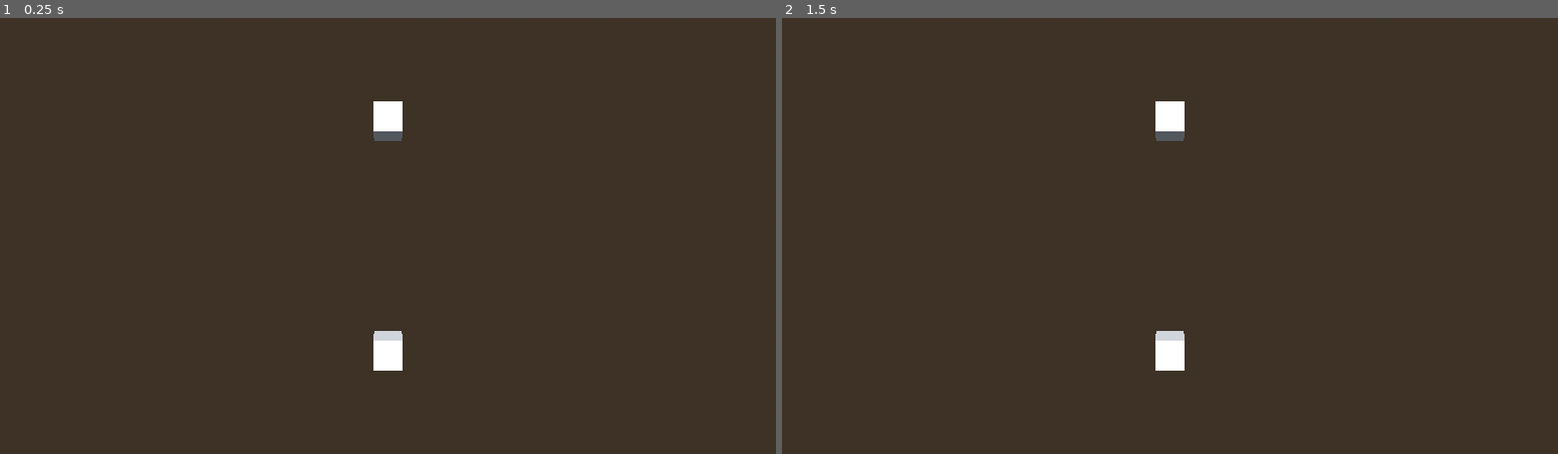
Above: before the commit, frames 1-2 (left to right).
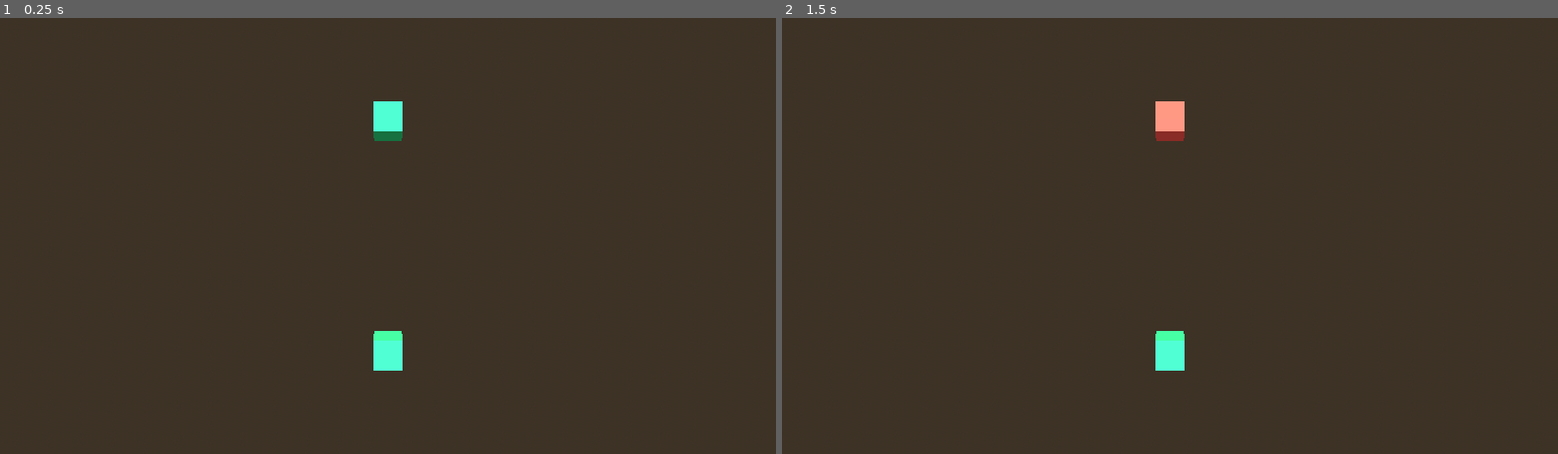
Above: after the commit, the same moments.

Repository: Comotcaiten/re_turnbase_project
Game: Godot game, scene res://test/level_testing.tscn
Same seed, same stepped clock (60 frames per second), same inputs: the game is played once before the commit and once after it.
Inputs:
- Up to frame 1 (0.25 s): no input
- Up to frame 2 (1.5 s): tap Enter (ui_accept) at 0.5, 0.77, 1.25 s; hold Right (ui_right) 0.53-1.28 s; hold Left (ui_left) from 1.28 s (still down)

The runs differ from the first frame. In frame 1, 0.7% of the frame differs, in the area x 48-52%, y 19-81%; in frame 2, 0.7%.

Commit message:
Version 0.6 => New: UnitNode / UnitNode3D

Diff:
--- a/src/models/UnitGroupModel.gd
+++ b/src/models/UnitGroupModel.gd
@@ -16,15 +16,16 @@
 			var unit_node_3d: UnitNode3D = UnitNode3D.new(unit_node.base, unit_node.level, is_player)
 			add_child(unit_node_3d)
 			print("UnitGroupModel >> ", name, " >> Add: ", unit_node, " >> UnitModel: ", unit_node_3d.unit_model)
-			print("UnitGroupModel >> ", name, " >> Add: ", unit_node, " >> ", add_unit(unit_node_3d.unit_model))
+			print("UnitGroupModel >> ", name, " >> Add: ", unit_node, " >> ", add_unit(unit_node_3d))
 		else:
 			print("UnitGroupModel >> ", name, " >> Add: ", unit_node, " >> This is not Unit Node: ")
 	pass
 
-func add_unit(unit: UnitModel):
+func add_unit(unit: UnitNode3D):
 	if unit in group or unit == null:
 		return false
-	group.append(unit)
+	group.append(unit.unit_model)
+	unit.unit_model.set_node_3d(unit)
 	return true
 
 func remove_unit(unit: UnitModel):
--- a/src/models/UnitModel.gd
+++ b/src/models/UnitModel.gd
@@ -1,6 +1,8 @@
 class_name UnitModel
 
 var base: UnitBase
+
+var node: UnitNode3D
 
 var name: String
 var id: String
@@ -64,6 +66,9 @@
     return skills[index]
 
 # Set
+func set_node_3d(_node: UnitNode3D):
+    node = _node
+    pass
 
 # Modify
 
@@ -77,6 +82,8 @@
     var damage: int = damage_model.get_damage()
     set_hp_by_damage(damage)
 
+    update_node()
+
     print("UnitModel >> Take damage >> ", damage, " DMG", " >> ", name, " >> ", health, "/", max_health)
     return
 
@@ -85,3 +92,8 @@
     if health <= 0:
         is_fainted = true
     return
+
+func update_node():
+    if node == null:
+        return
+    node.update()
--- a/src/nodes/UnitNode3D.gd
+++ b/src/nodes/UnitNode3D.gd
@@ -3,6 +3,9 @@
 class_name UnitNode3D
 
 var node_mesh_intstance_3d: MeshInstance3D
+
+var color_fainted: Color = Color.html("#e74c3c")
+var color_normal: Color = Color.html("#28b463")
 
 var base: UnitBase
 var level: int = 1:
@@ -16,6 +19,8 @@
 func _init(_base: UnitBase, _level: int = 1, _is_player: bool = false):
   node_mesh_intstance_3d = MeshInstance3D.new()
   node_mesh_intstance_3d.mesh = BoxMesh.new()
+  node_mesh_intstance_3d.material_override = StandardMaterial3D.new()
+  node_mesh_intstance_3d.material_override.albedo_color = color_normal
 
   add_child(node_mesh_intstance_3d)
 
@@ -39,6 +44,7 @@
     return
 
   if unit_model.is_fainted:
-    node_mesh_intstance_3d.visible = false
+    # node_mesh_intstance_3d.visible = false
+    node_mesh_intstance_3d.material_override.albedo_color = color_fainted
     return
   return
